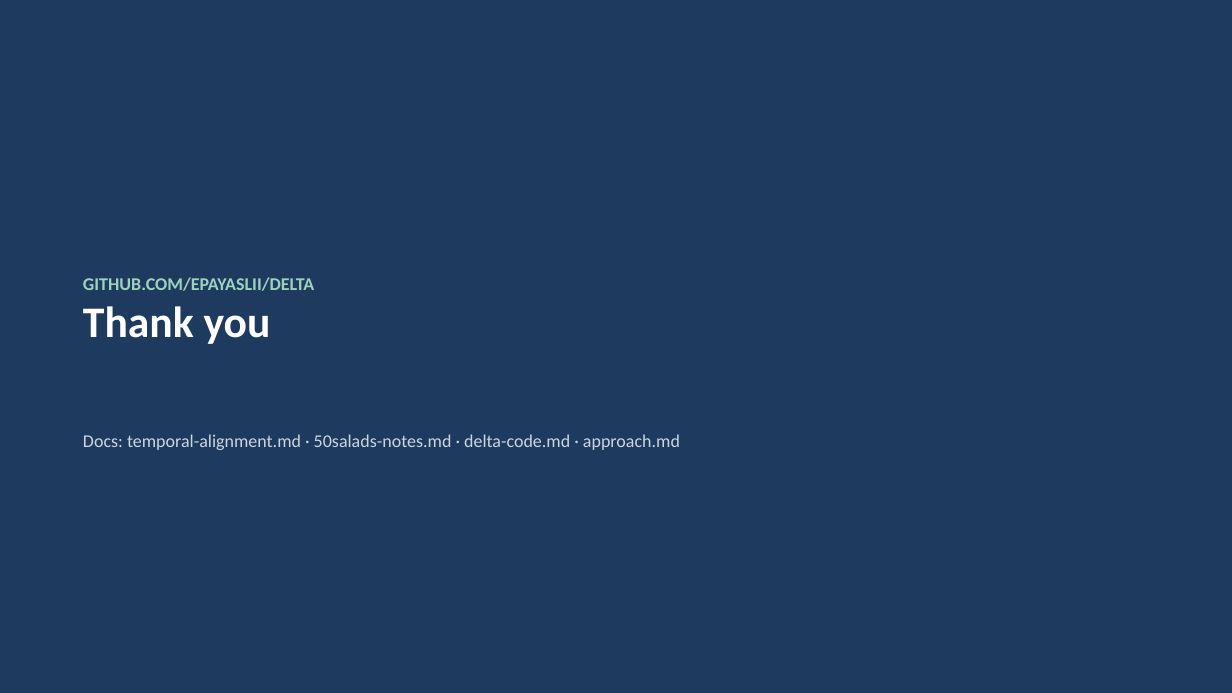
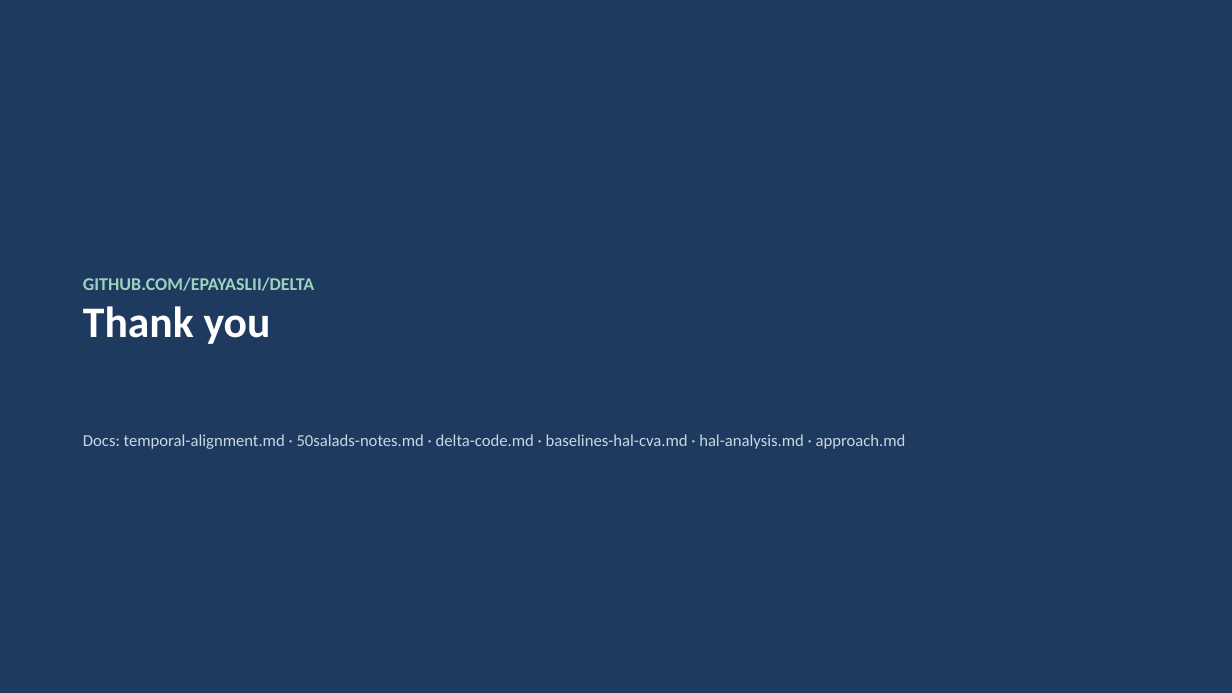
Before and after one commit to epayaslii/DELTA, a slide deck: slide 21 of slides/DELTA_progress_Mariella.pptx (slide 20 before the commit). Drawn at 1232x693 pixels with LibreOffice and Linux fonts; fonts in the diff are those of the drawing. Boxes give left, top, right and bottom in pixels: in the first picture for what was removed or moved away, otherwise in the second. Text is boxed around its words. In the diff, an @@ line names an element or a change of style, - is before the commit and + after.

Commit message:
Workstream split (Eliz->HAL, co-intern->CVA); adapt the deck
- docs/baselines-hal-cva.md: add the workstream split + Eliz's concrete HAL
  plan (H1-H7): reproduce ATBA/HAL on Breakfast, score pseudo-labels, get HAL
  running on 50Salads, port HAL into DELTA's --model_type atba, measure the
  effect on Obs%/Pred% MoC, ablate the 3 terms. Expected magnitude small; a
  clean negative is still a finding; diff_loss may transfer to the VLM aligner.
- slides/: deck adapted to the new scope -- HAL slide reframed as "my focus"
  with the open question, new CVA slide, two-axes + split slide, phased TA plan
  table, HAL H1-H7 table, "the VLM method where both workstreams land" slide,
  two-track sequencing table, updated questions. 21 slides.

```diff
--- a/slides/DELTA_progress_Mariella.pptx
+++ b/slides/DELTA_progress_Mariella.pptx
@@ text at <box>83,434,906,449</box>: text changed; size 14 to 13 pt @@
-Docs: temporal-alignment.md · 50salads-notes.md · delta-code.md · approach.md
+Docs: temporal-alignment.md · 50salads-notes.md · delta-code.md · baselines-hal-cva.md · hal-analysis.md · approach.md
```
Also in this commit, not shown: 9 other slides changed, 5 slides added, 4 slides removed, 2 other files.
